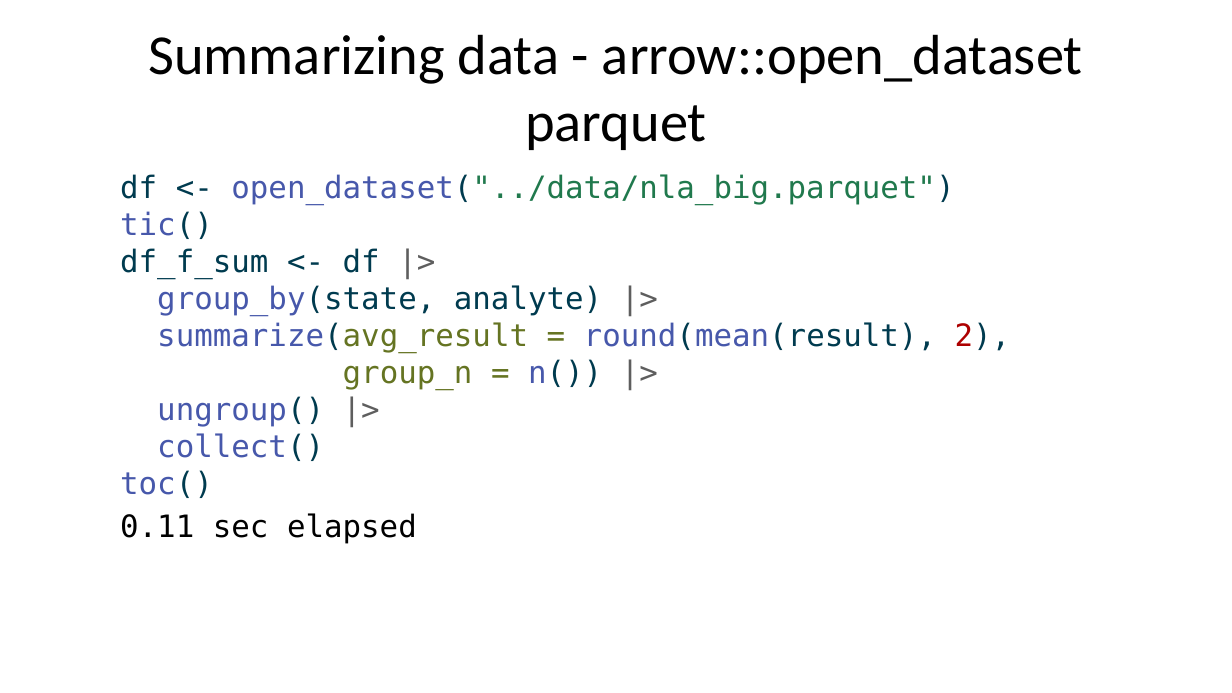
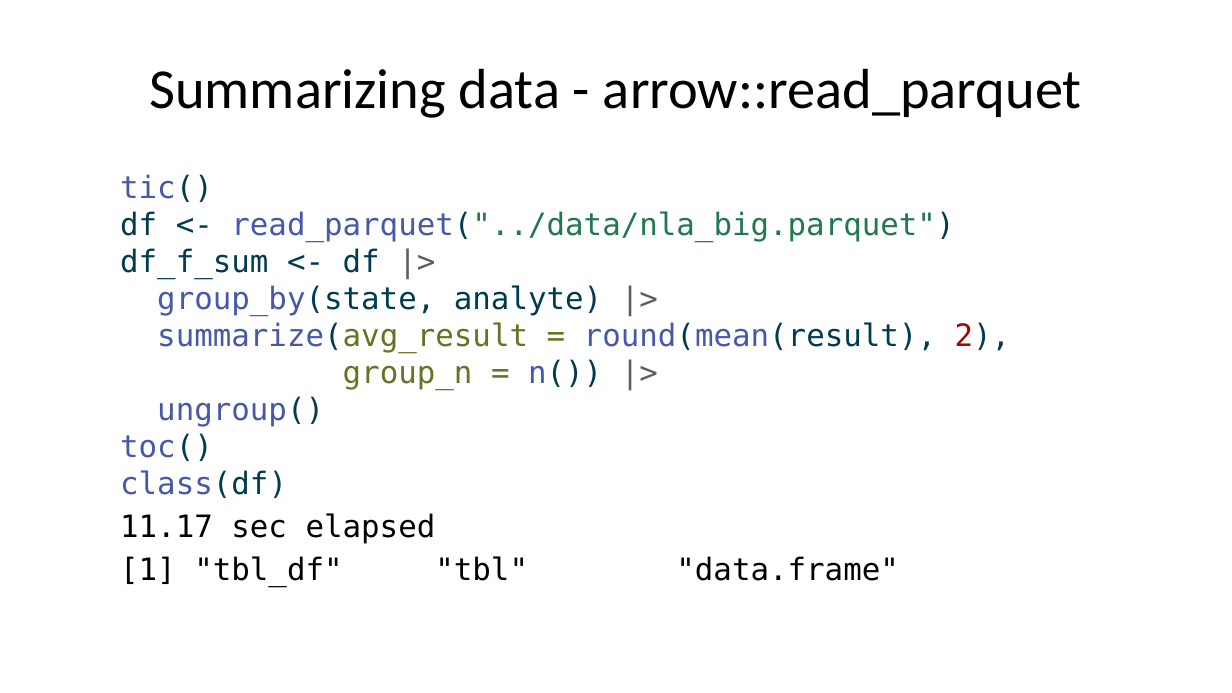
Before and after one commit to USEPA/biggish_data_r, a slide deck: slide 32 of presentation/biggish_data.pptx (slide 30 before the commit). Drawn at 1232x693 pixels with LibreOffice and Linux fonts; fonts in the diff are those of the drawing. Boxes give left, top, right and bottom in pixels: in the first picture for what was removed or moved away, otherwise in the second. Text is boxed around its words. In the diff, an @@ line names an element or a change of style, - is before the commit and + after.

```diff
--- a/presentation/biggish_data.pptx
+++ b/presentation/biggish_data.pptx
@@ title at (149,68,1082,118): text changed @@
-Summarizing data - arrow::open_dataset parquet
+Summarizing data - arrow::read_parquet
@@ text at (120,174,1011,587): text changed; text colour #4758AB to #003B4F @@
-df <- open_dataset("../data/nla_big.parquet")
-tic()
-df_f_sum <- df |>
-group_by(state, analyte) |>
-summarize(avg_result = round(mean(result), 2),
-group_n = n()) |>
-ungroup() |>
-collect()
-toc()
-0.11 sec elapsed
+tic()
+df <- read_parquet("../data/nla_big.parquet")
+df_f_sum <- df |>
+group_by(state, analyte) |>
+summarize(avg_result = round(mean(result), 2),
+group_n = n()) |>
+ungroup()
+toc()
+class(df)
+11.17 sec elapsed
+[1] "tbl_df" "tbl" "data.frame"
```
Also in this commit, not shown: 32 other slides changed, 4 slides added, 4 other files.
